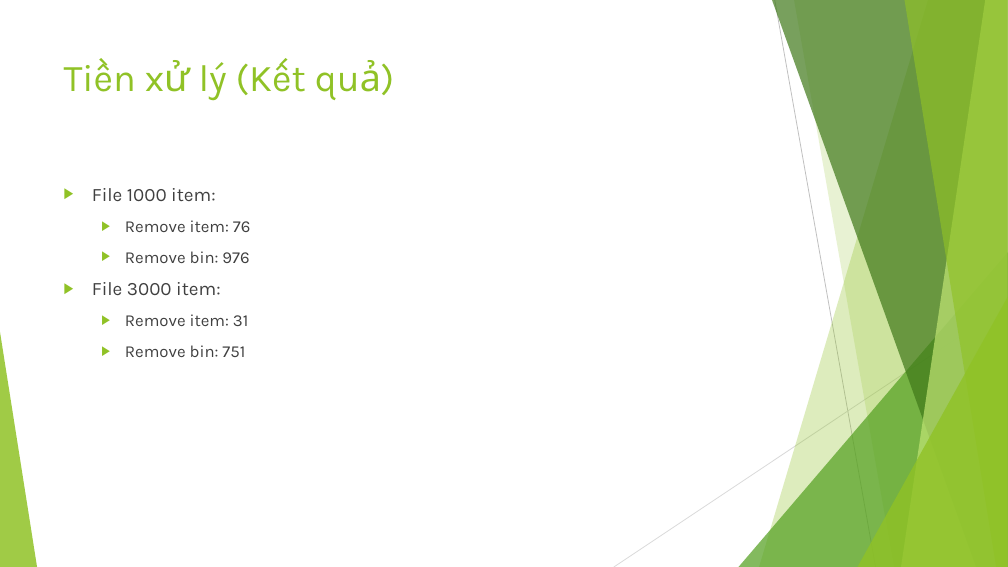
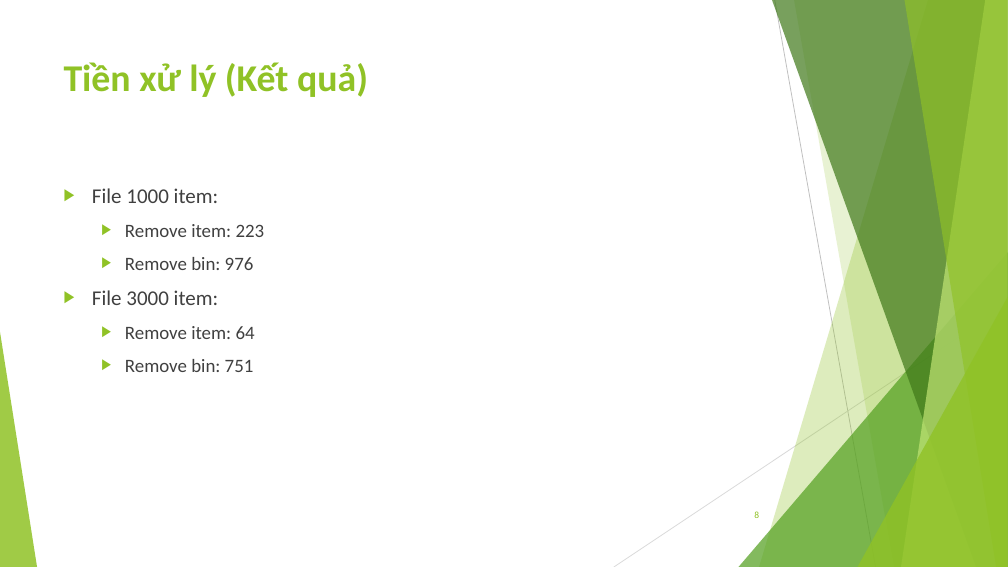
Before and after one commit to dungkhmt/CourseCPCBLS, a slide deck: slide 8 of OpenCBLS/src/khmtk60/miniprojects/G10/G10.pptx (slide 7 before the commit). Drawn at 1008x567 pixels with LibreOffice and Linux fonts; fonts in the diff are those of the drawing. Boxes give left, top, right and bottom in pixels: in the first picture for what was removed or moved away, otherwise in the second. Text is boxed around its words. In the diff, an @@ line names an element or a change of style, - is before the commit and + after.

```diff
--- a/OpenCBLS/src/khmtk60/miniprojects/G10/G10.pptx
+++ b/OpenCBLS/src/khmtk60/miniprojects/G10/G10.pptx
@@ title "Tiền xử lý (Kết quả)" at (64, 62, 368, 97): font Karla to Calibri, bold on @@
@@ text at (92, 188, 254, 372): size 18 to 20 pt in "File 1000 item:", "File 3000 item:"; font Karla to Calibri in "File 1000 item:", "Remove bin: 976", "File 3000 item:", "Remove bin: 751"; size 16 to 18 pt in "Remove bin: 976", "Remove bin: 751" @@
@@ text at (125, 224, 265, 237): text changed; size 16 to 18 pt; font Karla to Calibri @@
-  ▶ Remove item: 76
+  ▶ Remove item: 223
@@ text at (125, 326, 255, 339): text changed; size 16 to 18 pt; font Karla to Calibri @@
-  ▶ Remove item: 31
+  ▶ Remove item: 64
@@ page number added at (754, 511, 759, 518), 9 pt, text #90C226 @@
+8
```
Also in this commit, not shown: 9 other slides changed, 2 slides added, 1 slide removed, 3 other files.
